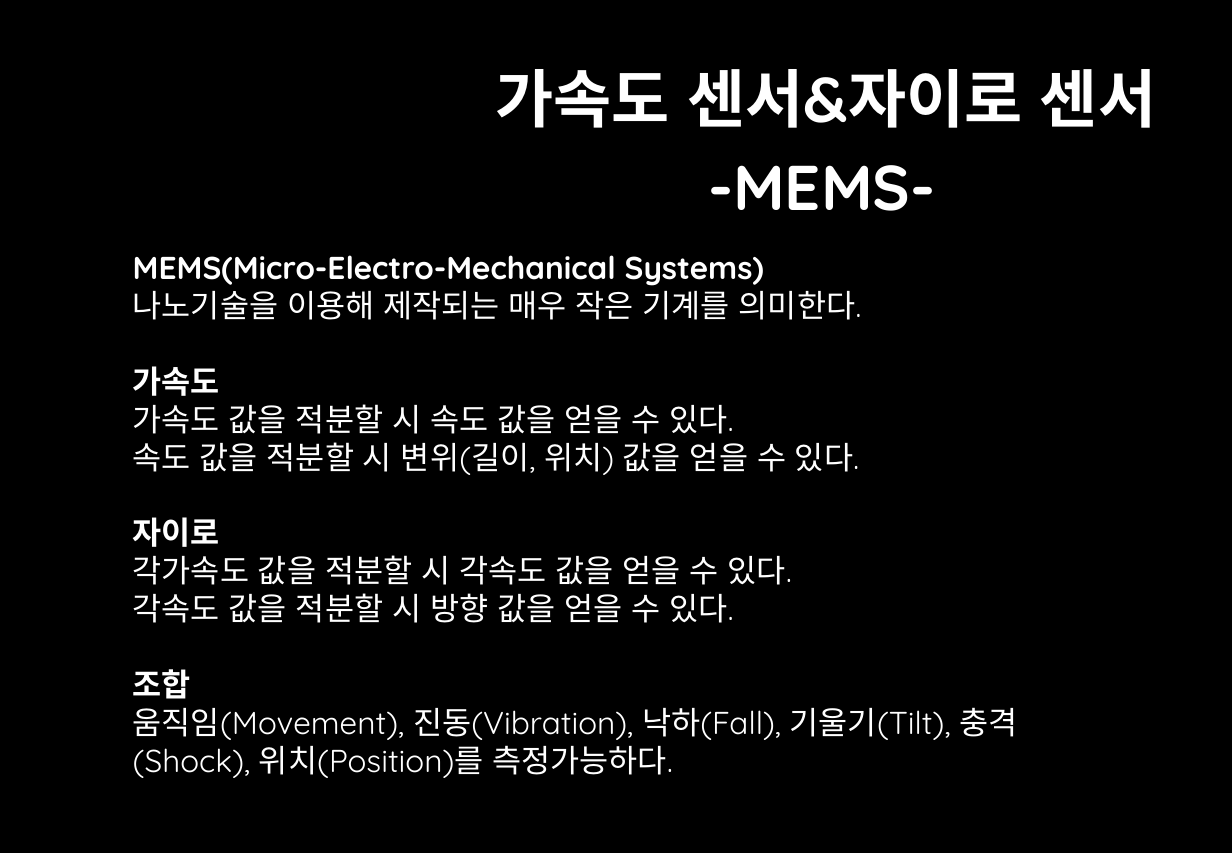
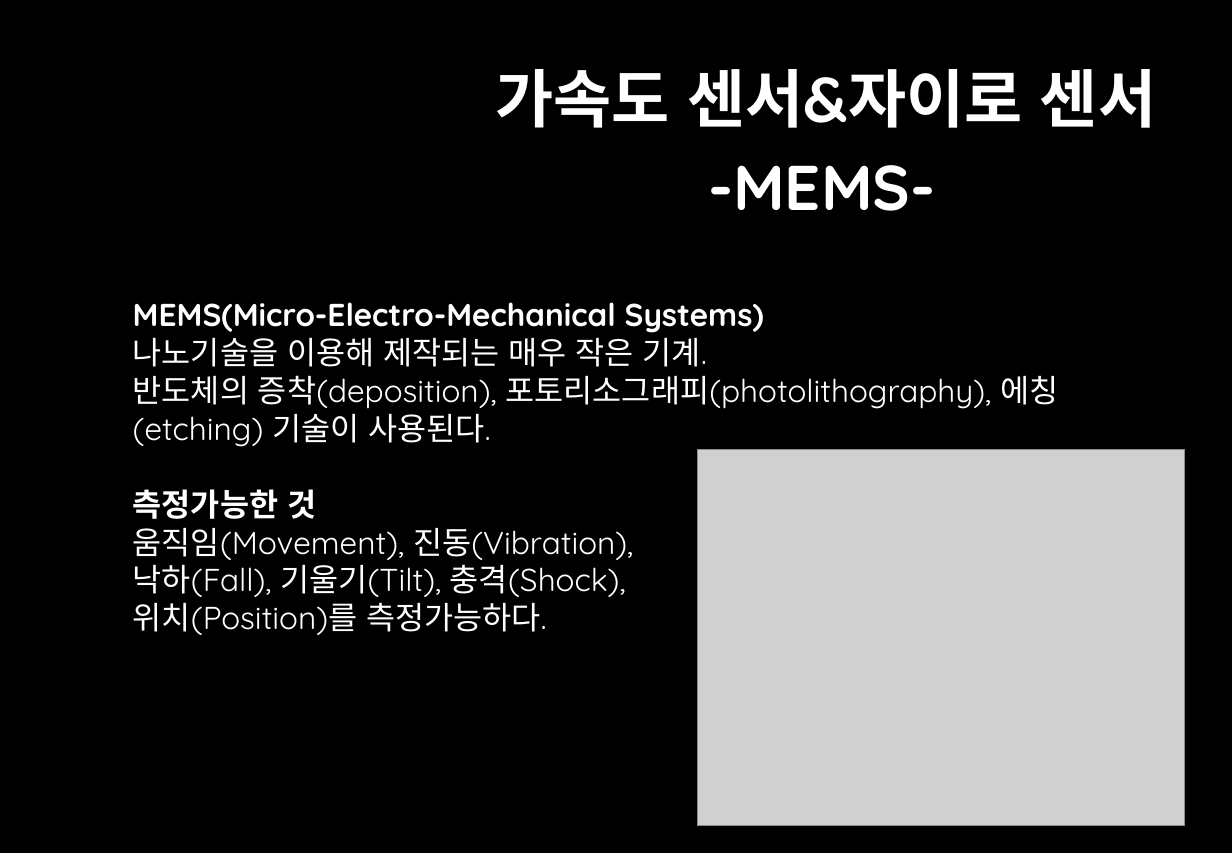
Before and after one commit to klustar/exOSS, a slide deck: slide 11 of 4주차/스마트서비스.pptx (slide 10 before the commit). Drawn at 1232x853 pixels with LibreOffice and Linux fonts; fonts in the diff are those of the drawing; grey boxes stand for pictures; background and template pictures are left out. Boxes give left, top, right and bottom in pixels: in the first picture for what was removed or moved away, otherwise in the second. Text is boxed around its words. In the diff, an @@ line names an element or a change of style, - is before the commit and + after.

```diff
--- a/4주차/스마트서비스.pptx
+++ b/4주차/스마트서비스.pptx
@@ text "MEMS(Micro-Electro-Mechanical Systems)" moved from (x1=133, y1=255, x2=1017, y2=778) to (x1=133, y1=302, x2=1058, y2=635) @@
@@ text at (x1=133, y1=332, x2=1058, y2=635): text changed @@
-나노기술을 이용해 제작되는 매우 작은 기계를 의미한다.
-가속도
-가속도 값을 적분할 시 속도 값을 얻을 수 있다.
-속도 값을 적분할 시 변위(길이, 위치) 값을 얻을 수 있다.
-자이로
-각가속도 값을 적분할 시 각속도 값을 얻을 수 있다.
-각속도 값을 적분할 시 방향 값을 얻을 수 있다.
-조합
-움직임(Movement), 진동(Vibration), 낙하(Fall), 기울기(Tilt), 충격(Shock), 위치(Position)를 측정가능하다.
+나노기술을 이용해 제작되는 매우 작은 기계.
+반도체의 증착(deposition), 포토리소그래피(photolithography), 에칭(etching) 기술이 사용된다.
+측정가능한 것
+움직임(Movement), 진동(Vibration),
+낙하(Fall), 기울기(Tilt), 충격(Shock),
+위치(Position)를 측정가능하다.
@@ picture added at (x1=697, y1=449, x2=1185, y2=826) @@
```
Also in this commit, not shown: 1 other slide changed, 2 slides added, 3 other files.
